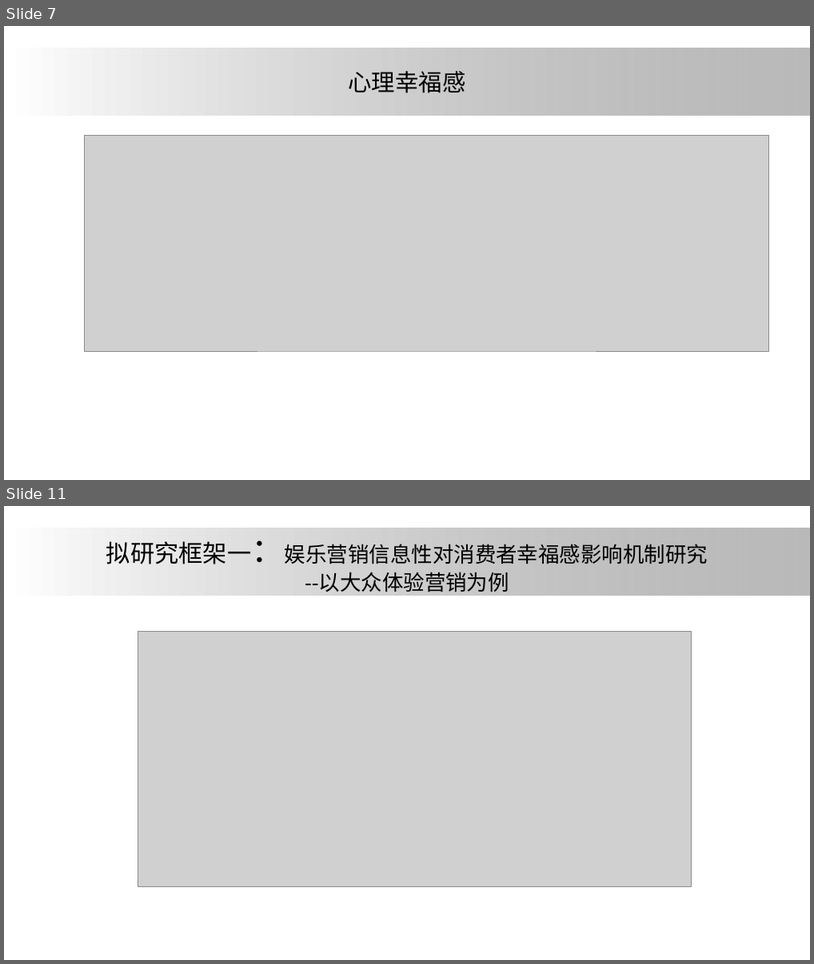
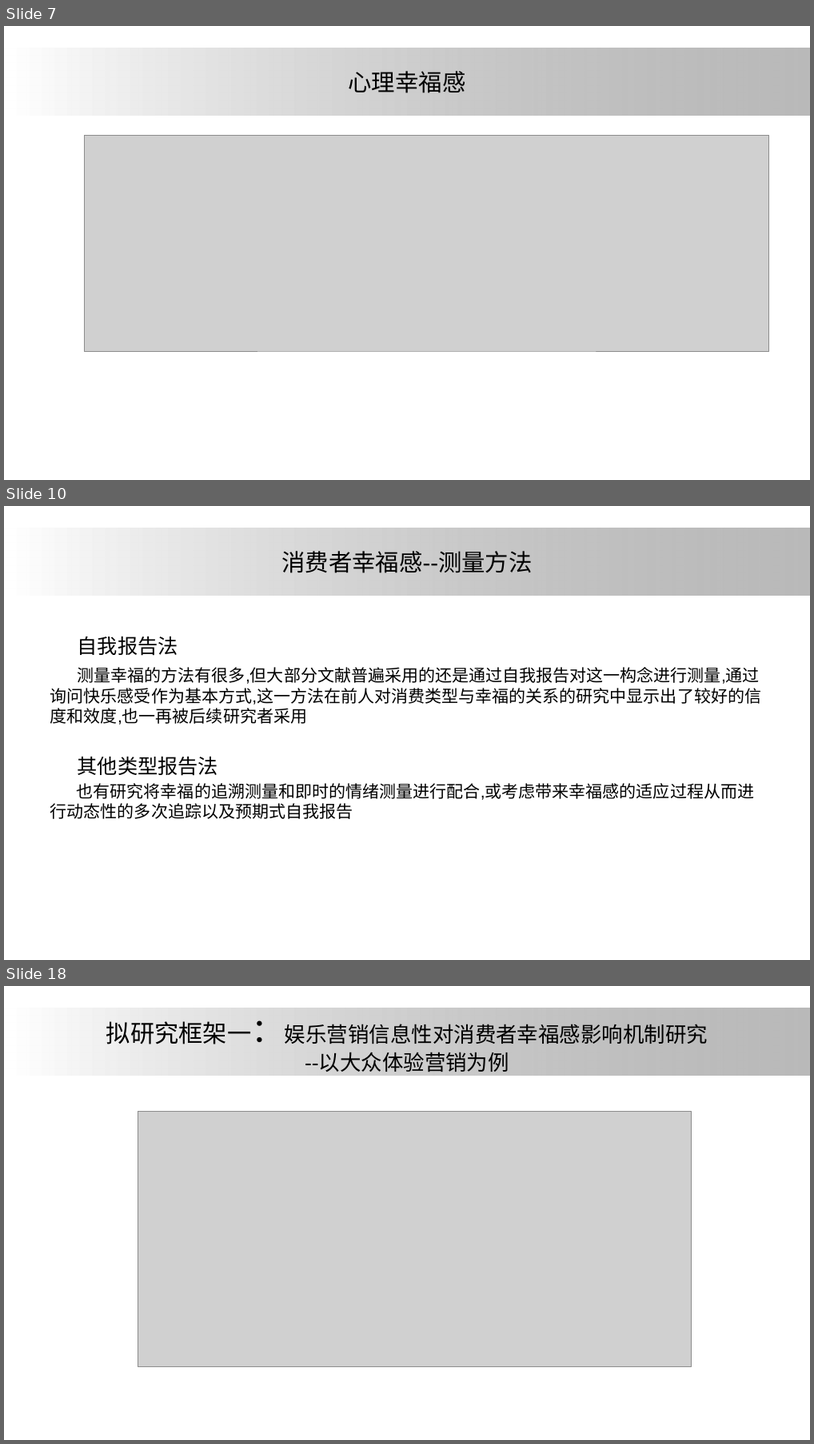
Before and after one commit to ElsaLuo/-, a slide deck: 我的坚果云/研究生搞学术/大论文/论文汇报/one.pptx. Shown one above the other, each under a label of ours: slides 7 and 11 before the commit, slides 7, 10 and 18 after it; the slides between them are not shown. The pictures are 814x964 and 814x1444 pixels, drawn with LibreOffice and Linux fonts; fonts in the diff are those of the drawing; grey boxes stand for pictures; background and template pictures are left out. Boxes give left, top, right and bottom in pixels: in the first picture for what was removed or moved away, otherwise in the second. Text is boxed around its words. In the diff, an @@ line names an element or a change of style, - is before the commit and + after.

```diff
--- a/我的坚果云/研究生搞学术/大论文/论文汇报/one.pptx
+++ b/我的坚果云/研究生搞学术/大论文/论文汇报/one.pptx
@@ slide 10 added at bbox=[4, 506, 810, 960], background #FFFFFF; not listed: 1 template element that a slide beside it also shows @@
@@ title added at bbox=[282, 551, 532, 573], 28 pt, text #000000 @@
+消费者幸福感--测量方法
@@ text added at bbox=[50, 636, 762, 819], 20 pt, text #000000 @@
+自我报告法
+测量幸福的方法有很多,但大部分文献普遍采用的还是通过自我报告对这一构念进行测量,通过询问快乐感受作为基本方式,这一方法在前人对消费类型与幸福的关系的研究中显示出了较好的信度和效度,也一再被后续研究者采用
+其他类型报告法
+也有研究将幸福的追溯测量和即时的情绪测量进行配合,或考虑带来幸福感的适应过程从而进行动态性的多次追踪以及预期式自我报告
@@ what was slide 11 is now slide 18 @@
```
Also in this commit, not shown: 5 slides changed, 9 other slides added.
